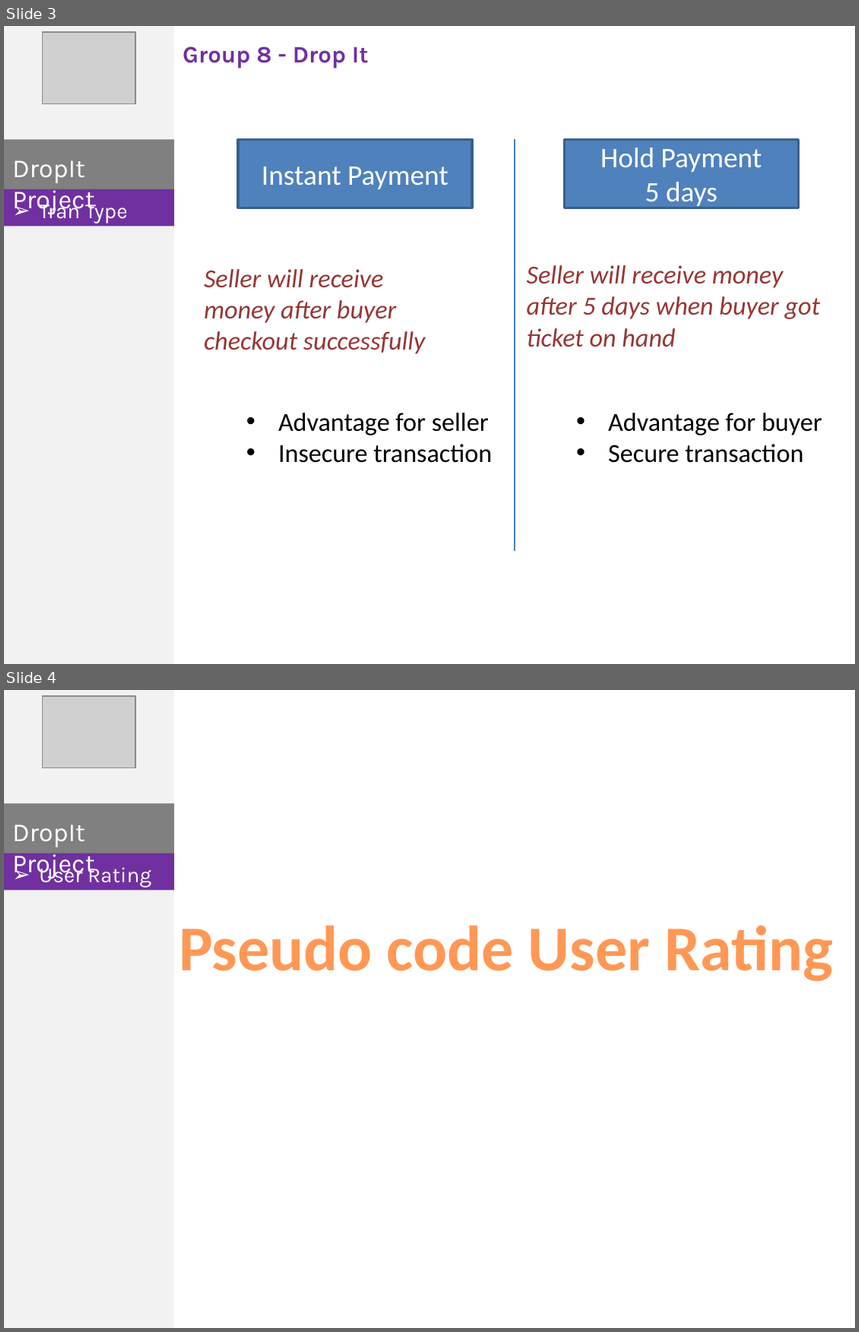
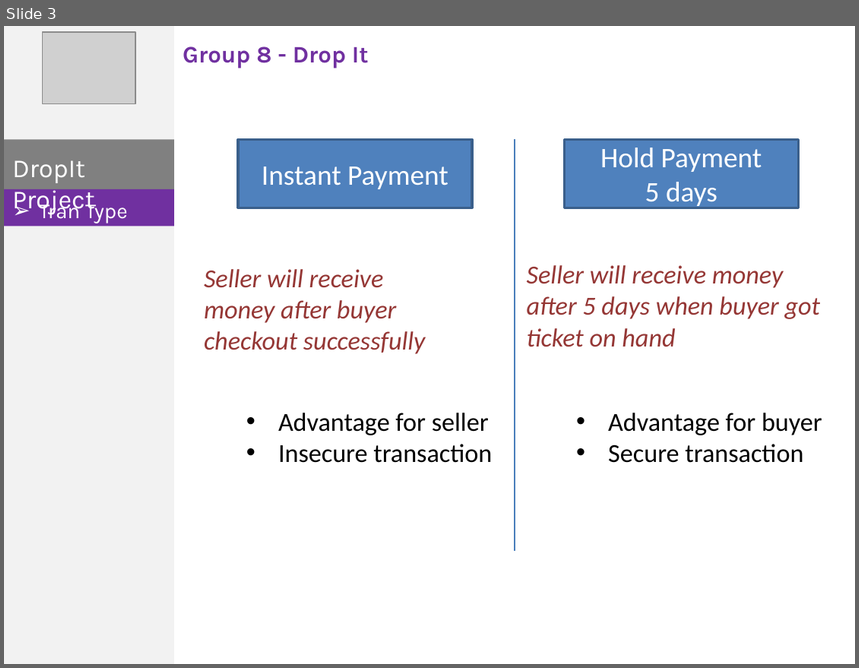
Before and after one commit to phonglk/fptu_capstone, a slide deck: Document/tungdn.pptx. Shown one above the other, each under a label of ours: slides 3 and 4 before the commit, slide 3 after it. The pictures are 859x1332 and 859x668 pixels, drawn with LibreOffice and Linux fonts; fonts in the diff are those of the drawing; grey boxes stand for pictures. Boxes give left, top, right and bottom in pixels: in the first picture for what was removed or moved away, otherwise in the second. Text is boxed around its words. In the diff, an @@ line names an element or a change of style, - is before the commit and + after.

```diff
--- a/Document/tungdn.pptx
+++ b/Document/tungdn.pptx
@@ slide 4 removed at box(4, 690, 855, 1328), background #FFFFFF @@
@@ rectangle removed at box(4, 690, 174, 1328) @@
@@ picture removed at box(42, 696, 135, 768) @@
@@ rectangle removed at box(4, 803, 174, 854) @@
@@ text removed at box(12, 825, 95, 880) @@
-DropIt Project
@@ rectangle removed at box(4, 853, 174, 890) @@
@@ text removed at box(39, 863, 151, 888) @@
-➢ User Rating
@@ text removed at box(179, 926, 833, 981) @@
-Pseudo code User Rating
```
Also in this commit, not shown: 1 slide added, 2 other slides removed.
